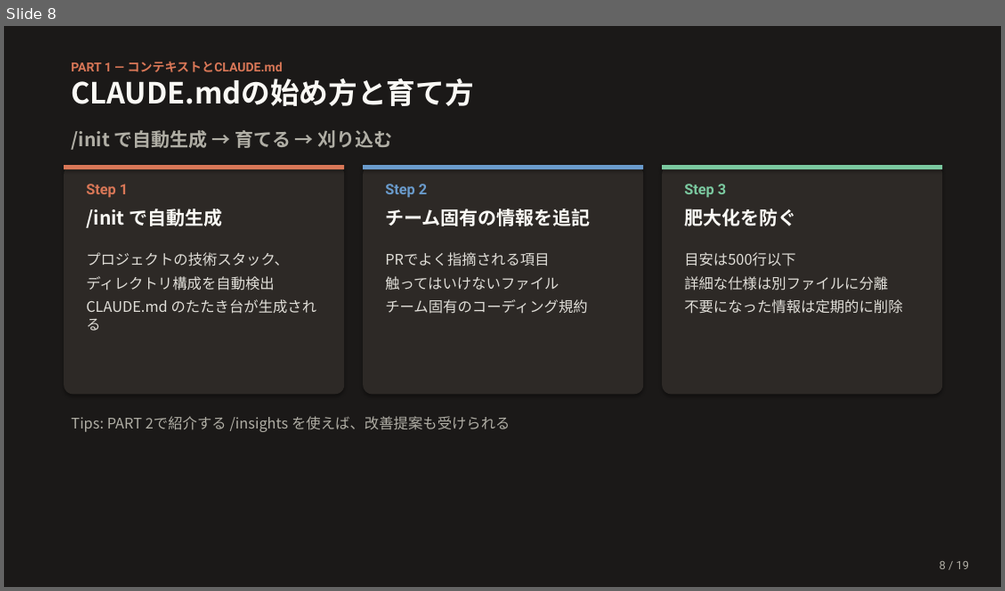
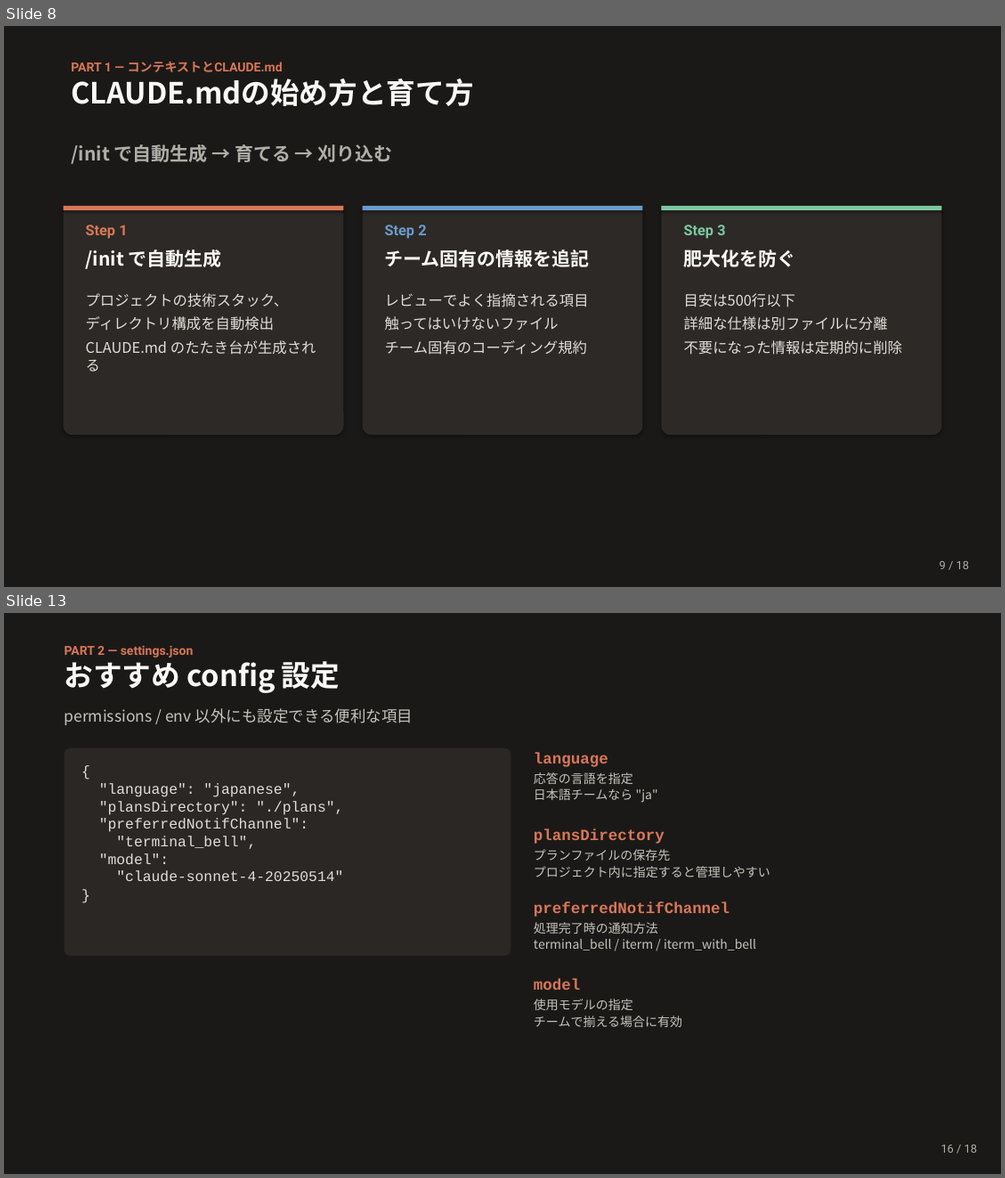
Before and after one commit to Ischca/zenn, a slide deck: slides/Claude_session2.pptx. Shown one above the other, each under a label of ours: slide 8 before the commit, slides 8 and 13 after it; the slides between them are not shown. The pictures are 1005x591 and 1005x1178 pixels, drawn with LibreOffice and Linux fonts; fonts in the diff are those of the drawing. Boxes give left, top, right and bottom in pixels: in the first picture for what was removed or moved away, otherwise in the second. Text is boxed around its words. In the diff, an @@ line names an element or a change of style, - is before the commit and + after.

```diff
--- a/slides/Claude_session2.pptx
+++ b/slides/Claude_session2.pptx
@@ slide 13 added at (4, 613, 1001, 1174), background #1B1918 @@
@@ text added at (65, 645, 194, 657), 12 pt, text #D97757, bold @@
+PART 2 — settings.json
@@ text added at (65, 657, 340, 693), 28 pt, text #FAF9F5, bold @@
+おすすめ config 設定
@@ text added at (65, 708, 413, 725), 15 pt, text #C5C3BB @@
+permissions / env 以外にも設定できる便利な項目
@@ rounded rectangle added at (65, 748, 511, 957), fill #2A2725, 14 pt, text #E0DED8 @@
+{
+"language": "japanese",
+"plansDirectory": "./plans",
+"preferredNotifChannel":
+"terminal_bell",
+"model":
+"claude-sonnet-4-20250514"
+}
@@ text added at (534, 753, 608, 767), 15 pt, text #D97757, bold @@
+language
@@ text added at (534, 772, 658, 803), 12 pt, text #C5C3BB @@
+応答の言語を指定
+日本語チームなら "ja"
@@ text added at (534, 829, 664, 844), 15 pt, text #D97757, bold @@
+plansDirectory
@@ text added at (534, 849, 770, 877), 12 pt, text #C5C3BB @@
+プランファイルの保存先
+プロジェクト内に指定すると管理しやすい
@@ text added at (534, 902, 729, 916), 15 pt, text #D97757, bold @@
+preferredNotifChannel
@@ text added at (534, 922, 756, 950), 12 pt, text #C5C3BB @@
+処理完了時の通知方法
+terminal_bell / iterm / iterm_with_bell
@@ text added at (534, 979, 580, 989), 15 pt, text #D97757, bold @@
+model
@@ text added at (534, 998, 682, 1027), 12 pt, text #C5C3BB @@
+使用モデルの指定
+チームで揃える場合に有効
@@ text added at (941, 1144, 977, 1152), 11 pt, text #B0AEA5 @@
+16 / 18
@@ slide 8 changed as well @@
@@ text "/init で自動生成 → 育てる → ...": place and size @@
-text "/init で自動生成 → 育てる → ..." at (71, 130, 393, 150)
+text "/init で自動生成 → 育てる → ..." at (71, 144, 393, 164)
@@ 8 texts, 3 rounded rectangles, 3 rectangles: place and size @@
-8 texts, 3 rounded rectangles, 3 rectangles at (64, 165, 942, 394)
+8 texts, 3 rounded rectangles, 3 rectangles at (63, 206, 942, 435)
@@ text "レビューでよく指摘される項目": place and size @@
-text "レビューでよく指摘される項目" at (385, 252, 587, 313)
+text "レビューでよく指摘される項目" at (385, 293, 589, 354)
@@ text at (385, 293, 589, 307): text changed @@
-PRでよく指摘される項目
+レビューでよく指摘される項目
@@ text removed at (71, 416, 510, 432) @@
-Tips: PART 2で紹介する /insights を使えば、改善提案も受けられる
```
Also in this commit, not shown: 6 other slides changed, 7 other slides added, 12 slides removed, 8 other files.
